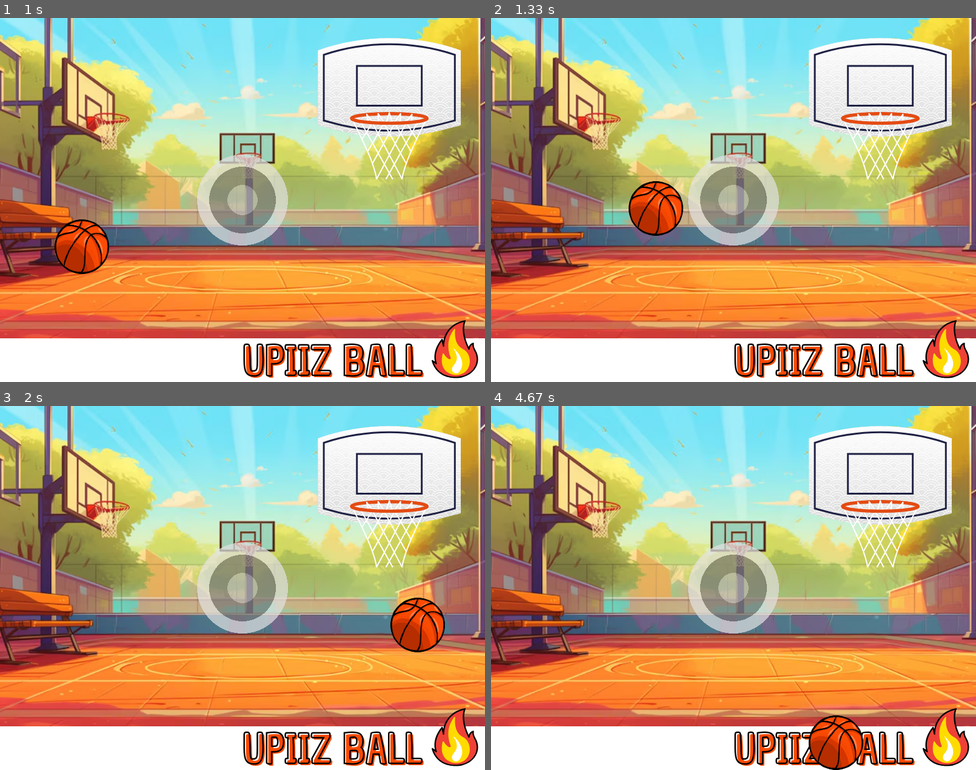
Above: before the commit, frames 1-4 (two rows, left to right).
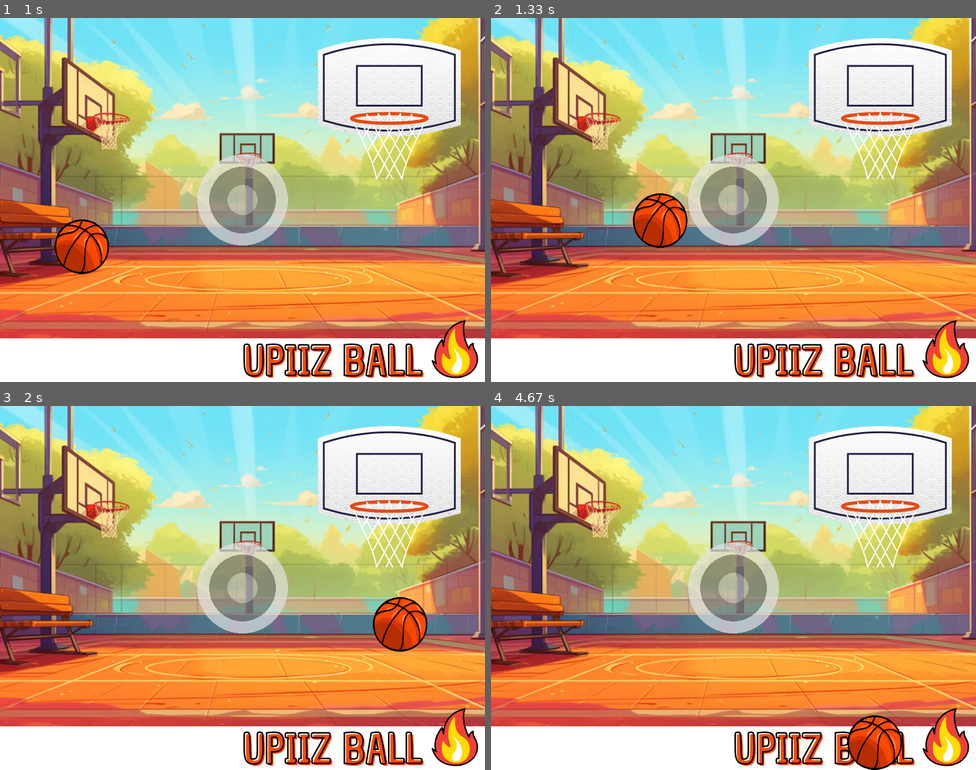
Above: after the commit, the same moments.

Repository: JMario16/UPIIZ_BALL
Game: pygame game, started from UPIIZ_BALL.py
Two runs of this game, one before a commit and one after it. Both use one fixed random seed, a clock stepped at 60 frames per second and the inputs below.
Inputs (mouse positions are in pixels of both pictures, inside the frame that each line leads up to):
- Up to frame 1 (1 s): click (242, 200) at 0.38 s; press the mouse at (242, 200) at 0.7 s; move the mouse to (271, 214) at 0.8 s; release the mouse at (300, 232) at 0.93 s
- Up to frame 2 (1.33 s): no input
- Up to frame 3 (2 s): no input
- Up to frame 4 (4.67 s): no input

Frame 1 is identical in both runs. In frame 2, 1.4% of the frame differs, in the area x 28-41%, y 44-64%; in frame 3, 1.7%; in frame 4, 2.3%, in the area x 65-85%, y 85-100%.

Commit message:
version 1.5

Diff:
--- a/UPIIZ_BALL.py
+++ b/UPIIZ_BALL.py
@@ -5,6 +5,28 @@
 # - - - FUNCIONES - - -
 def func_dist(p1, p2):
     return math.sqrt((p1[0]-p2[0])**2+(p1[1]-p2[1])**2)
+
+def func_col(cent_bal, cent_pun, velBx, velBy, reboteB):
+    dx=cent_bal[0]-cent_pun[0]
+    dy=cent_bal[1]-cent_pun[1]
+    dist=math.sqrt(dx**2+dy**2)
+
+    if dist==0:
+        return velBx, velBy
+
+    nx=dx/dist
+    ny=dy/dist
+    velR=velBx*nx+velBy*ny
+
+    if velR>0:
+        return velBx, velBy
+
+    velBx-=2*velR*nx
+    velBy-=2*velR*ny
+    velBx*=reboteB
+    velBy*=reboteB
+
+    return velBx, velBy
 
 # - - - CONSTANTES - - -
 anch, larg=800, 600 #Ancho y largo de la ventana
@@ -61,7 +83,8 @@
         elif event.type==pygame.MOUSEMOTION and activoJ: #Si ese evento es "pygame.MOUSEMOTION" (Ratón en movimiento), y el joystick está activo
             mouse_x, mouse_y=pygame.mouse.get_pos() #Obtener la posición del mouse
             dx, dy=mouse_x-400, mouse_y-300 #Desplazamiento del mouse en cada eje respecto la posición inicial
-            dist=math.sqrt(dx**2 + dy**2) #Obtener la distancia entre la posición inicial del joystick y la del mouse
+            dist=math.sqrt(dx**2+dy**2) #Obtener la distancia entre la posición inicial del joystick y la del mouse
+            visibilidad=0, 0, 0, 150
 
             if dist>radJ: #Si la distancia es mayor al radio máximo
                 angu=math.atan2(dy, dx) #Obtener el angulo contiguo al origen, formado por el triángulo rectangulo con C.O=dy y C.A=dx, donde dy y dx son las distancias del mouse al punto inicial
@@ -151,27 +174,18 @@
 
         cent_bal=(posBx+45, posBy+45)
 
-        if func_dist(cent_bal, p1)<=46:
+        if func_dist(cent_bal, p1)<46:
             posBx, posBy=PposBx, PposBy
-            velBx*=reboteB
-            if posBy<=160:
-                velBy*=reboteB
-            else:
-                velBy*=-reboteB
-        if func_dist(cent_bal, p2)<=46:
+            velBx, velBy=func_col(cent_bal, p1, velBx, velBy, -reboteB)
+        if func_dist(cent_bal, p2)<46:
             posBx, posBy=PposBx, PposBy
-            velBx*=reboteB
-            if posBy<=160:
-                velBy*=reboteB
-            else:
-                velBy*=-reboteB
+            velBx, velBy=func_col(cent_bal, p2, velBx, velBy, -reboteB)
 
         if tiemLanz and pygame.time.get_ticks()-tiemLanz>5000: #Si "tiemLanz" no es "None", y el tiempo transcurrido desde que se inicializo el reloj menos el tiempo que transcurrio desde el lanzamiento, es mayor a 5 segundos (5000 milisegundos)
             posBx, posBy=30, 420 #Devolverr balon a su posición inicial
             velBx, velBy=0, 0 #Igualar el valor de las velocidades en cada eje a 0
             tiemLanz=None #Reiniciar la variable "tiemLanz"
             activoB=False #Establecer al balón como inactivo
-            visibilidad=0, 0, 0, 180
 
     opacidad.fill((0, 0, 0, 0)) #Limpiar la superfice "opacidad"
 
